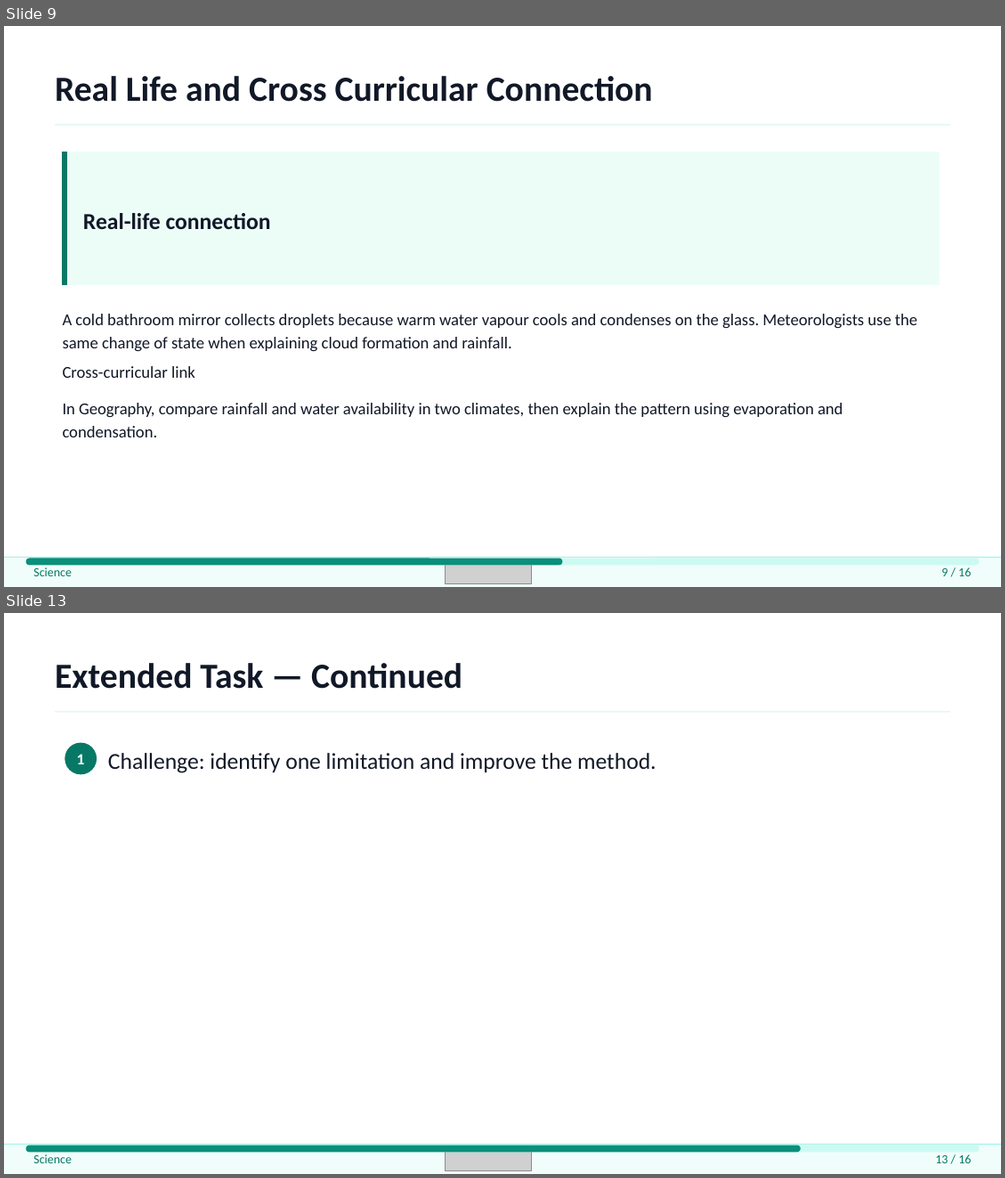
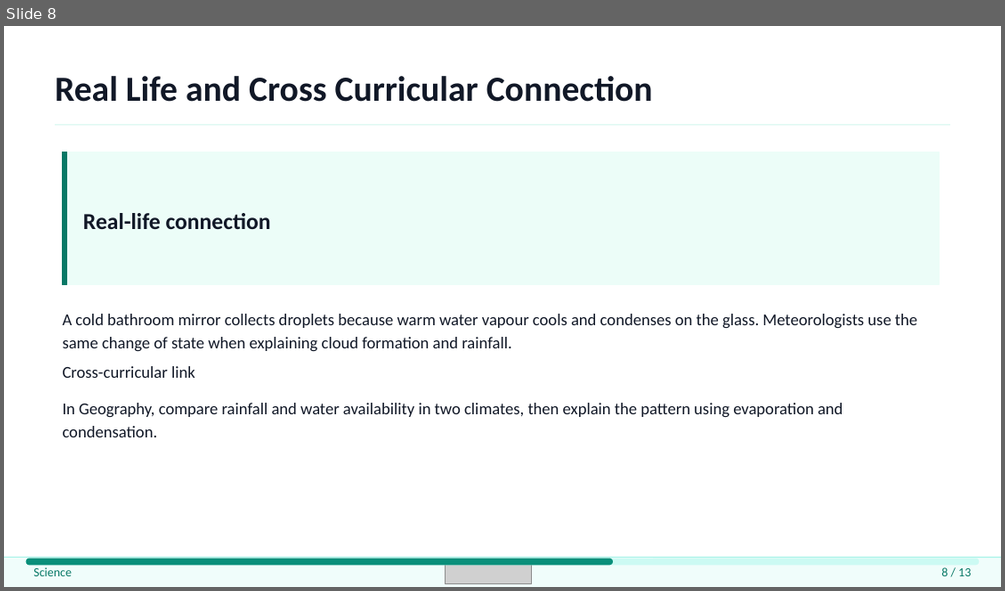
Before and after one commit to yusufbasheer-cpu/teacher-app, a slide deck: artifacts/critical-quality-review/corrected/water-cycle-content-benchmark.pptx. Shown one above the other, each under a label of ours: slides 9 and 13 before the commit, slide 8 after it; the slides between them are not shown. The pictures are 1005x1178 and 1005x591 pixels, drawn with LibreOffice and Linux fonts; fonts in the diff are those of the drawing; grey boxes stand for pictures. Boxes give left, top, right and bottom in pixels: in the first picture for what was removed or moved away, otherwise in the second. Text is boxed around its words. In the diff, an @@ line names an element or a change of style, - is before the commit and + after.

```diff
--- a/artifacts/critical-quality-review/corrected/water-cycle-content-benchmark.pptx
+++ b/artifacts/critical-quality-review/corrected/water-cycle-content-benchmark.pptx
@@ slide 13 removed at (x1=4, y1=613, x2=1001, y2=1174), background #FFFFFF @@
@@ text removed at (x1=55, y1=663, x2=462, y2=689) @@
-Extended Task — Continued
@@ line removed from (55, 712) to (950, 712) @@
@@ ellipse removed at (x1=65, y1=743, x2=96, y2=774) @@
@@ text removed at (x1=77, y1=754, x2=85, y2=764) @@
-1
@@ text removed at (x1=108, y1=753, x2=656, y2=773) @@
-Challenge: identify one limitation and improve the method.
@@ rectangle removed at (x1=4, y1=1144, x2=1001, y2=1174) @@
@@ line removed from (4, 1144) to (1001, 1144) @@
@@ rounded rectangle removed at (x1=26, y1=1145, x2=979, y2=1151) @@
@@ rounded rectangle removed at (x1=26, y1=1145, x2=801, y2=1151) @@
@@ text removed at (x1=33, y1=1154, x2=72, y2=1163) @@
-Science
@@ picture removed at (x1=445, y1=1147, x2=531, y2=1171) @@
@@ text removed at (x1=935, y1=1154, x2=971, y2=1163) @@
-13 / 16
@@ what was slide 9 is now slide 8 @@
@@ slide 8 changed as well @@
@@ rounded rectangle resized from (x1=26, y1=558, x2=562, y2=564) to (x1=26, y1=558, x2=613, y2=564) @@
@@ text at (x1=941, y1=567, x2=971, y2=576): text changed @@
-9 / 16
+8 / 13
```
Also in this commit, not shown: 12 other slides changed, 2 other slides removed, 19 other files.
